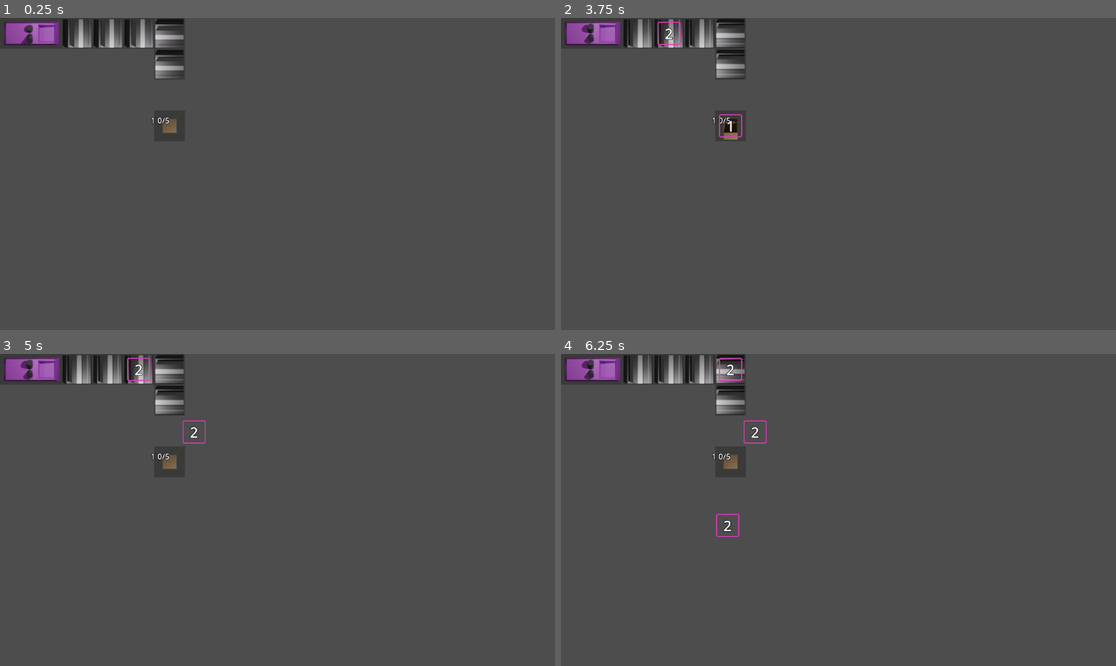
Above: before the commit, frames 1-4 (two rows, left to right).
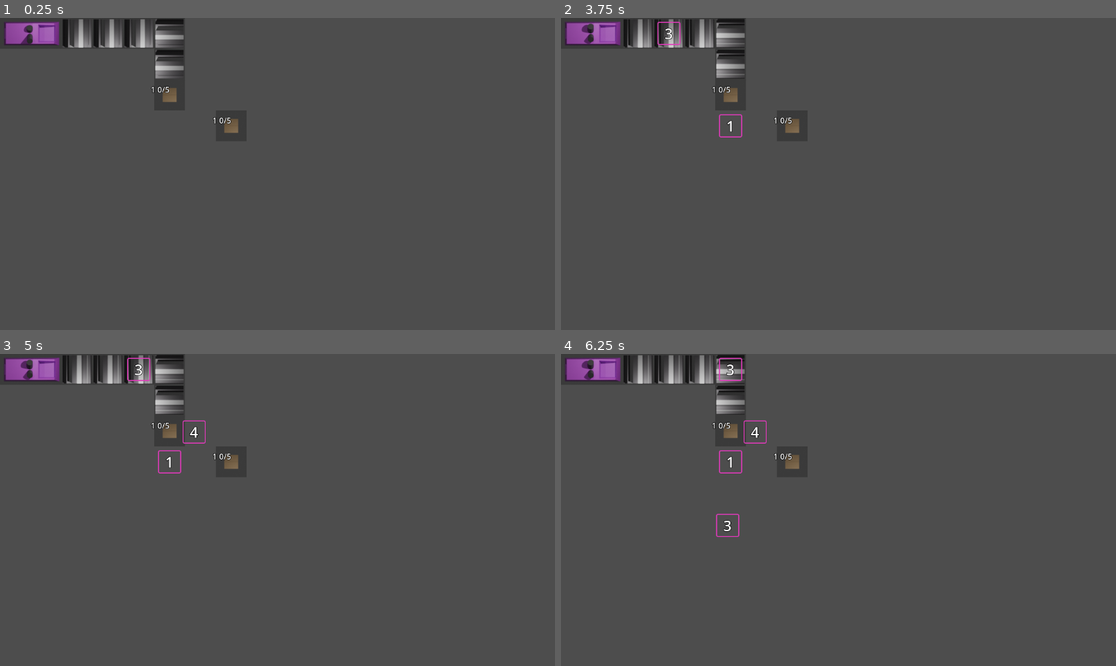
Above: after the commit, the same moments.

Repository: makreth/tiltedgjfeb
Game: Godot game, scene res://root.tscn
Same seed, same stepped clock (60 frames per second), same inputs: the game is played once before the commit and once after it.
Inputs (mouse positions are in pixels of both pictures, inside the frame that each line leads up to):
- Up to frame 1 (0.25 s): no input
- Up to frame 2 (3.75 s): move the mouse to (960, 158) at 0.52 s; click (960, 158) at 0.67 s; drag from (727, 189) to (638, 33) at 1.27 s; click (638, 33) at 2.17 s; drag from (638, 33) to (733, 127) at 2.77 s; move the mouse to (1005, 220) at 3.52 s; click (1005, 220) at 3.67 s
- Up to frame 3 (5 s): drag from (77, 369) to (194, 432) at 4.27 s
- Up to frame 4 (6.25 s): move the mouse to (866, 510) at 5.02 s; click (866, 510) at 5.17 s; drag from (638, 369) to (727, 525) at 5.77 s

The runs differ from the first frame. In frame 1, 0.4% of the frame differs, in the area x 27-43%, y 21-37%; in frame 2, 0.5%; in frame 3, 0.5%; in frame 4, 0.6%, in the area x 27-43%, y 3-58%.

Commit message:
extra input

Diff:
--- a/root.tscn
+++ b/root.tscn
@@ -32,13 +32,16 @@
 facing = 3
 
 [node name="ConveyorInput" parent="." instance=ExtResource("3_jnlp7")]
-position = Vector2(352, 224)
+position = Vector2(352, 160)
+needed = 5
+
+[node name="ConveyorInput2" parent="." instance=ExtResource("3_jnlp7")]
+position = Vector2(480, 224)
 needed = 5
 
 [node name="NumberGen" type="Area2D" parent="."]
 position = Vector2(96, 32)
 script = ExtResource("4_l8v81")
-weights = [0.5, 0.5]
 metadata/_edit_group_ = true
 
 [node name="Sprite" type="AnimatedSprite2D" parent="NumberGen"]
